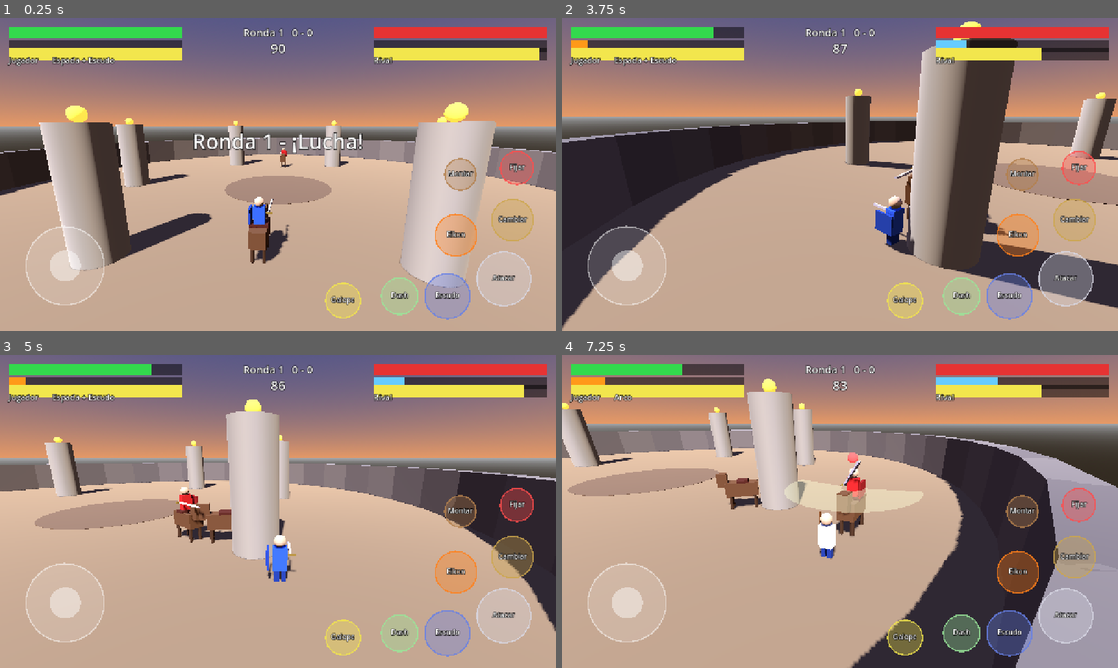
Above: before the commit, frames 1-4 (two rows, left to right).
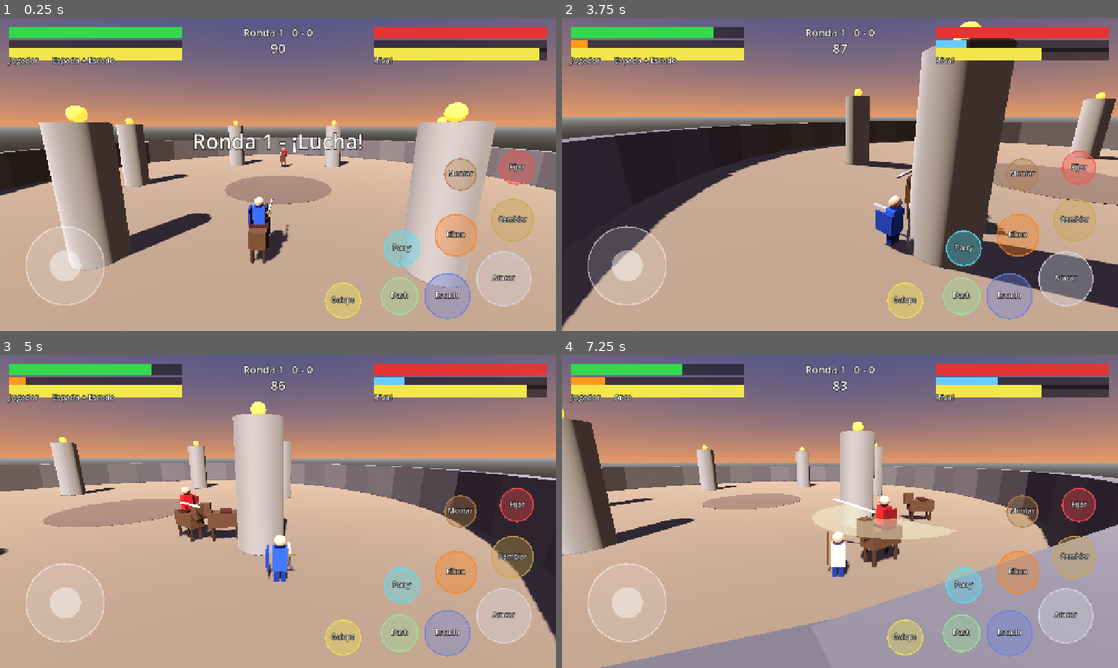
Above: after the commit, the same moments.

Repository: JonathanLazarte/arena-game
Game: Godot game, scene res://scenes/arena.tscn
Two runs of this game, one before a commit and one after it. Both use one fixed random seed, a clock stepped at 60 frames per second and the inputs below.
Inputs (mouse positions are in pixels of both pictures, inside the frame that each line leads up to):
- Up to frame 1 (0.25 s): no input
- Up to frame 2 (3.75 s): move the mouse to (962, 158) at 0.52 s; hold D (move_right) 0.53-1.25 s; hold J (attack_sword) 0.53-1.25 s; click (962, 158) at 0.67 s; tap K (block) at 0.8 s; drag from (728, 190) to (812, 237) at 1.27 s; move the mouse to (895, 105) at 2.02 s; hold D (move_right) 2.03-2.75 s; tap Space (dash) at 2.1 s; tap Tab (lock_on) at 2.3 s; drag from (812, 237) to (673, 127) at 2.77 s; move the mouse to (1006, 221) at 3.52 s; hold A (move_left) from 3.53 s (still down); tap F (mount) at 3.6 s
- Up to frame 3 (5 s): tap L (shoot_bow, bound only before the commit) at 3.8 s; release A (move_left) at 4.25 s; drag from (111, 464) to (194, 433) at 4.27 s
- Up to frame 4 (7.25 s): move the mouse to (867, 511) at 5.02 s; hold S (move_back) 5.03-5.75 s; tap R (swap_weapon) at 5.1 s; click (867, 511) at 5.17 s; tap Q (parry, bound only after the commit) at 5.3 s; drag from (756, 433) to (728, 527) at 5.77 s; move the mouse to (962, 495) at 6.52 s; hold W (move_forward) from 6.53 s (still down); hold J (attack_sword) from 6.53 s (still down); tap K (block) at 6.8 s

The runs differ from the first frame. In frame 1, 0.6% of the frame differs, in the area x 69-76%, y 67-80%; in frame 2, 0.8%; in frame 3, 3.9%; in frame 4, 60%, in the area x 0-100%, y 0-100%.

Commit message:
Dedicated parry action (0.3s window + exposed 0.8s recovery), Q/Parry button, single attack button, faster on-foot (8.3)

Diff:
--- a/resources/mounts/on_foot.tres
+++ b/resources/mounts/on_foot.tres
@@ -5,7 +5,7 @@
 [resource]
 script = ExtResource("1")
 mount_name = "A pie"
-speed = 6.5
+speed = 8.3
 acceleration = 30.0
 turn_speed = 7.0
 dash_speed = 15.0
--- a/scripts/ai/ai_controller.gd
+++ b/scripts/ai/ai_controller.gd
@@ -85,9 +85,10 @@
 			else:
 				_backstep_t = 0.5
 		elif sword_mode and me.atk_state == Fighter.Atk.NONE and r < difficulty * 0.7 + 0.15 and me.stamina > 15.0:
-			parries_tried += 1
-			_block_hold = 0.7 # escudo alzado dentro de la ventana -> parry
-			_punish_t = 2.5
+			# Parry dedicado con el mismo riesgo que el jugador (si falla queda expuesto)
+			if me.parry():
+				parries_tried += 1
+				_punish_t = 2.5
 	if _backstep_t > 0.0:
 		_backstep_t -= delta
 		me.want_block = false
--- a/scripts/combat/fighter.gd
+++ b/scripts/combat/fighter.gd
@@ -39,7 +39,12 @@
 enum Atk { NONE, WINDUP, ACTIVE, RECOVERY }
 enum Loadout { SWORD_SHIELD, BOW }
 const BOW_COOLDOWN := 1.0
-const PARRY_WINDOW := 0.3 ## escudo alzado como mucho este tiempo antes del golpe = parry
+## Parry = acción propia (no depende del escudo): ventana activa corta y luego recuperación vulnerable.
+const PARRY_WINDOW := 0.3
+const PARRY_RECOVERY := 0.8
+const PARRY_EXPOSED_MULT := 1.25 ## daño extra recibido durante la recuperación del parry
+const COST_PARRY := 15.0
+enum Parry { NONE, ACTIVE, RECOVERY }
 const BLOCK_REDUCTION := 0.2
 const EXHAUSTED_BLOCK_REDUCTION := 0.6
 const REVERSE_FACTOR := 0.5
@@ -98,6 +103,9 @@
 var sprinting: bool = false
 var blocking: bool = false
 var block_time: float = 0.0
+var parry_state: Parry = Parry.NONE
+var parry_t: float = 0.0
+var parries_landed: int = 0
 var stun: float = 0.0
 var atk_state: Atk = Atk.NONE
 var atk_heavy: bool = false
@@ -287,6 +295,7 @@
 			_apply_loadout_visuals()
 			loadout_changed.emit(loadout)
 	_update_attack(delta)
+	_update_parry(delta)
 	bow_cd = maxf(bow_cd - delta, 0.0)
 	dash_cd = maxf(dash_cd - delta, 0.0)
 	dash_time = maxf(dash_time - delta, 0.0)
@@ -296,7 +305,7 @@
 	var inp := move_input
 	if not alive or stun > 0.0:
 		inp = Vector3.ZERO
-	var wb := want_block and alive and stun <= 0.0 and loadout == Loadout.SWORD_SHIELD and swap_t <= 0.0 and atk_state == Atk.NONE
+	var wb := want_block and alive and stun <= 0.0 and loadout == Loadout.SWORD_SHIELD and swap_t <= 0.0 and atk_state == Atk.NONE and parry_state == Parry.NONE
 	if wb and not blocking:
 		block_time = 0.0
 	blocking = wb
@@ -367,8 +376,9 @@
 		mount_node.global_transform = global_transform
 	# Visuales
 	var sy := _rider_root.position.y
-	_shield.position = Vector3(-0.25, 1.1, -0.55) if blocking else Vector3(-0.5, 1.0, 0.0)
-	_shield.rotation.y = -PI / 2.0 if blocking else 0.0
+	if parry_state != Parry.ACTIVE:
+		_shield.position = Vector3(-0.25, 1.1, -0.55) if blocking else Vector3(-0.5, 1.0, 0.0)
+		_shield.rotation.y = -PI / 2.0 if blocking else 0.0
 	if _flash > 0.0:
 		_flash -= delta
 	var bc := color
@@ -463,7 +473,7 @@
 	return HEAVY if atk_heavy else LIGHT
 
 func _request_attack(heavy: bool) -> bool:
-	if loadout != Loadout.SWORD_SHIELD or not _can_act() or swap_t > 0.0:
+	if loadout != Loadout.SWORD_SHIELD or not _can_act() or swap_t > 0.0 or parry_state != Parry.NONE:
 		return false
 	if atk_state != Atk.NONE:
 		# Búfer de entrada para encadenar ligeros
@@ -497,6 +507,33 @@
 	_blade_mat.emission_enabled = true
 	_blade_mat.emission = Color(1.0, 0.45, 0.1) if heavy else Color(1.0, 0.9, 0.4)
 	_blade_mat.emission_energy_multiplier = 3.0
+
+## Parry dedicado (tecla Q / botón Parry). Solo con espada+escudo.
+func parry() -> bool:
+	if loadout != Loadout.SWORD_SHIELD or not _can_act() or swap_t > 0.0:
+		return false
+	if atk_state != Atk.NONE or parry_state != Parry.NONE or stamina <= 0.0:
+		return false
+	parry_state = Parry.ACTIVE
+	parry_t = 0.0
+	blocking = false
+	spend_stamina(COST_PARRY)
+	_shield.position = Vector3(-0.1, 1.2, -0.8) # empujón de escudo
+	_shield.rotation.y = -PI / 2.0
+	return true
+
+func is_parrying() -> bool:
+	return parry_state == Parry.ACTIVE
+
+func _update_parry(delta: float) -> void:
+	if parry_state == Parry.NONE:
+		return
+	parry_t += delta
+	if parry_state == Parry.ACTIVE and parry_t >= PARRY_WINDOW:
+		parry_state = Parry.RECOVERY # parry fallido: expuesto
+		parry_t = 0.0
+	elif parry_state == Parry.RECOVERY and parry_t >= PARRY_RECOVERY:
+		parry_state = Parry.NONE
 
 func _cancel_attack() -> void:
 	atk_state = Atk.NONE
@@ -602,7 +639,7 @@
 
 ## Dash montado / voltereta a pie.
 func dash() -> bool:
-	if not _can_act() or dash_cd > 0.0 or stamina <= 0.0:
+	if not _can_act() or dash_cd > 0.0 or stamina <= 0.0 or parry_state != Parry.NONE:
 		return false
 	if atk_state != Atk.NONE:
 		# Compromiso: solo se puede cancelar con voltereta al final de la recuperación
@@ -653,13 +690,18 @@
 		var d := MeshUtil.flat(from.global_position - global_position)
 		if d.length() > 0.1:
 			frontal = facing.dot(d.normalized()) > 0.0
+	if parry_state == Parry.ACTIVE and frontal and _kind != "eikon":
+		if from is Fighter and _kind == "melee":
+			(from as Fighter).apply_stun(PARRY_STAGGER)
+			(from as Fighter).riposte_t = PARRY_STAGGER
+		add_meter(15.0)
+		parries_landed += 1
+		parry_state = Parry.NONE # éxito: sin recuperación
+		_shield.position = Vector3(-0.5, 1.0, 0.0)
+		return "parry"
+	if parry_state == Parry.RECOVERY:
+		amount *= PARRY_EXPOSED_MULT
 	if blocking and frontal:
-		if block_time <= PARRY_WINDOW and exhausted <= 0.0:
-			if from is Fighter and _kind == "melee":
-				(from as Fighter).apply_stun(PARRY_STAGGER)
-				(from as Fighter).riposte_t = PARRY_STAGGER
-			add_meter(15.0)
-			return "parry"
 		_damage(amount * (EXHAUSTED_BLOCK_REDUCTION if exhausted > 0.0 else BLOCK_REDUCTION))
 		spend_stamina(COST_BLOCKED_HIT)
 		add_meter(3.0)
@@ -720,6 +762,7 @@
 	alive = true
 	stun = 0.0
 	_cancel_attack()
+	parry_state = Parry.NONE
 	poise = POISE_MAX
 	riposte_t = 0.0
 	if swap_t > 0.0 or loadout != Loadout.SWORD_SHIELD:
--- a/scripts/input_setup.gd
+++ b/scripts/input_setup.gd
@@ -8,10 +8,10 @@
 	"move_right": [KEY_D, KEY_RIGHT],
 	"attack_sword": [KEY_J],
 	"block": [KEY_K],
-	"shoot_bow": [KEY_L],
 	"summon": [KEY_E],
 	"dash": [KEY_SPACE],
-	"lock_on": [KEY_TAB, KEY_Q],
+	"lock_on": [KEY_TAB],
+	"parry": [KEY_Q],
 	"mount": [KEY_F],
 	"sprint": [KEY_SHIFT],
 	"swap_weapon": [KEY_R],
--- a/scripts/player_controller.gd
+++ b/scripts/player_controller.gd
@@ -43,7 +43,7 @@
 	var atk_down := Input.is_action_pressed("attack_sword")
 	var atk_edge := _pressed_edge("attack_sword")
 	var swp := _pressed_edge("swap_weapon")
-	var bw := _pressed_edge("shoot_bow")
+	var pr := _pressed_edge("parry")
 	var sm := _pressed_edge("summon")
 	var ds := _pressed_edge("dash")
 	var mt := _pressed_edge("mount")
@@ -67,7 +67,7 @@
 		if not _heavy_fired:
 			me.attack_light()
 		_atk_hold = -1.0
-	if bw: me.shoot()
+	if pr: me.parry()
 	if sm: me.summon()
 	if ds: me.dash()
 	if mt: me.toggle_mount()
--- a/scripts/ui/hud.gd
+++ b/scripts/ui/hud.gd
@@ -58,6 +58,7 @@
 	_touch_button("Fijar", "lock_on", Vector2(1190, 345), 38, Color(1.0, 0.3, 0.3))
 	_touch_button("Montar", "mount", Vector2(1060, 360), 36, Color(0.7, 0.5, 0.3))
 	_touch_button("Galope", "sprint", Vector2(790, 650), 40, Color(0.95, 0.9, 0.3))
+	_touch_button("Parry", "parry", Vector2(925, 530), 40, Color(0.3, 0.9, 1.0))
 	_touch_button("Dash", "dash", Vector2(920, 640), 42, Color(0.6, 0.9, 0.6))
 	# Panel final
 	end_panel = PanelContainer.new()
--- a/tests/test_combat.gd
+++ b/tests/test_combat.gd
@@ -43,7 +43,7 @@
 	check(e.health < h0, "espada daña al rival (%.0f -> %.0f)" % [h0, e.health])
 	check(p.meter > m0, "medidor eikon del jugador sube (%.0f -> %.0f)" % [m0, p.meter])
 	check(is_equal_approx(arena.hud.e_health.value, e.health), "HUD refleja vida del rival")
-	# Bloqueo (mantener > ventana de parry)
+	# Bloqueo (el escudo solo bloquea; el parry es otra acción)
 	Input.action_press("block")
 	await wait(1.3)
 	var ph := p.health
@@ -57,14 +57,13 @@
 	await wait(0.8)
 	var unblocked := ph - p.health
 	check(unblocked > 0.0 and blocked < unblocked, "escudo reduce daño (bloq %.1f vs sin %.1f)" % [blocked, unblocked])
-	# Parry (bloqueo justo antes del golpe)
+	# Parry (acción dedicada, ~0,2 s antes del impacto)
 	await wait(1.0)
 	ph = p.health
 	e.sword()
-	await wait(0.25) # alzar el escudo ~0,2 s antes del impacto (ventana 0,3 s)
-	Input.action_press("block")
-	await wait(0.7)
-	Input.action_release("block")
+	await wait(0.25) # parry dedicado ~0,2 s antes del impacto (ventana 0,3 s)
+	await tap("parry")
+	await wait(0.6)
 	check(e.stun > 0.0 and is_equal_approx(ph, p.health), "parry aturde al rival sin daño (stun %.2f)" % e.stun)
 	# Arco
 	await wait(1.0)
@@ -75,7 +74,7 @@
 	await tap("swap_weapon")
 	await wait(2.1)
 	check(p.loadout == Fighter.Loadout.BOW, "cambio a arco")
-	await tap("shoot_bow")
+	await tap("attack_sword") # en modo arco, Atacar dispara
 	await wait(1.0)
 	check(e.health < h0, "flecha daña al rival (%.0f -> %.0f)" % [h0, e.health])
 	await tap("swap_weapon")
--- a/tests/test_souls.gd
+++ b/tests/test_souls.gd
@@ -187,7 +187,7 @@
 	await tap("swap_weapon")
 	await wait(2.2)
 	check(p.loadout == Fighter.Loadout.SWORD_SHIELD, "vuelta a espada + escudo")
-	# --- 8. Parry de 1 s ---
+	# --- 8. Parry dedicado (ventana 0,3 s + recuperación vulnerable) ---
 	await place(p, e, 3.0)
 	await wait(0.5)
 	var results: Array[String] = []
@@ -195,10 +195,12 @@
 	e.landed_hit.connect(cb2)
 	e.attack_light()
 	await wait(0.25)
-	Input.action_press("block") # ~0,2 s antes del impacto: dentro de la ventana de 0,3 s
+	var st_p := p.stamina
+	await tap("parry") # ~0,2 s antes del impacto: dentro de la ventana de 0,3 s
+	check(st_p - p.stamina >= Fighter.COST_PARRY - 1.0, "parry gasta aguante")
 	await idle_atk(e)
-	Input.action_release("block")
-	check(results.size() > 0 and results[-1] == "parry", "escudo alzado ~0,2 s antes del golpe = parry (%s)" % str(results))
+	check(results.size() > 0 and results[-1] == "parry", "parry ~0,2 s antes del golpe = éxito (%s)" % str(results))
+	check(p.parry_state == Fighter.Parry.NONE, "parry con éxito no deja recuperación")
 	check(e.stun > 0.8 and e.riposte_t > 0.0, "parry aturde más al atacante (%.2f s)" % e.stun)
 	h0 = e.health
 	await physics_frame
@@ -212,12 +214,38 @@
 	await wait(0.5)
 	await place(p, e, 3.0)
 	var n_res := results.size()
-	Input.action_press("block")
+	# El escudo ya no hace parry: alzarlo justo antes = bloqueo normal
+	e.attack_light()
+	await wait(0.3)
+	Input.action_press("block")
+	await idle_atk(e)
+	Input.action_release("block")
+	check(results.size() > n_res and results[-1] == "block", "escudo alzado justo antes = solo bloqueo (%s)" % results[-1])
+	await idle(e)
+	await wait(0.3)
+	# Parry demasiado pronto: falla y queda expuesto (+25 % daño)
+	ph = p.health
+	await tap("parry")
 	await wait(0.2)
-	e.attack_light() # golpe ~0,65 s después de alzar el escudo: fuera de la ventana
-	await idle(e)
-	Input.action_release("block")
-	check(results.size() > n_res and results[-1] == "block", "fuera de la ventana de 0,3 s = bloqueo normal (%s)" % results[-1])
+	e.attack_light() # impacta ~0,65 s después del parry: ya en recuperación
+	await idle_atk(e)
+	var exposed_dmg := ph - p.health
+	check(results[-1] == "hit" and absf(exposed_dmg - Fighter.LIGHT["damage"] * Fighter.PARRY_EXPOSED_MULT) < 0.1, "parry fallido: expuesto, recibe +25%% (%.1f)" % exposed_dmg)
+	await idle(e)
+	await idle(p)
+	await tap("parry")
+	await wait(Fighter.PARRY_WINDOW + 0.05)
+	Input.action_press("block")
+	await physics_frame
+	await physics_frame
+	check(p.parry_state == Fighter.Parry.RECOVERY and not p.blocking and not p.attack_light() and not p.dash(), "recuperación de parry: sin bloqueo, ataque ni dash")
+	Input.action_release("block")
+	await wait(1.0)
+	await tap("swap_weapon")
+	await wait(2.2)
+	check(not p.parry(), "sin parry en modo arco")
+	await tap("swap_weapon")
+	await wait(2.2)
 	e.landed_hit.disconnect(cb2)
 	# --- 9. La IA lee ataques: esquiva y castiga; se compromete con los suyos ---
 	await wait(0.5)
@@ -237,6 +265,7 @@
 			if e.in_recovery():
 				e_attacked_recovery = true
 	print("IA: esquivas=%d parries=%d castigos=%d" % [arena.ai.dodges, arena.ai.parries_tried, arena.ai.punish_hits])
+	check(arena.ai.dodges + arena.ai.parries_tried > 0, "la IA reacciona (esquiva o parry)")
 	check(arena.ai.dodges > 0, "la IA esquiva ataques telegrafiados (%d)" % arena.ai.dodges)
 	check(arena.ai.punish_hits > 0, "la IA castiga durante la recuperación (%d)" % arena.ai.punish_hits)
 	check(e_attacked_recovery, "la IA también queda en recuperación tras sus ataques (castigable)")
Not shown, changed: README.md
